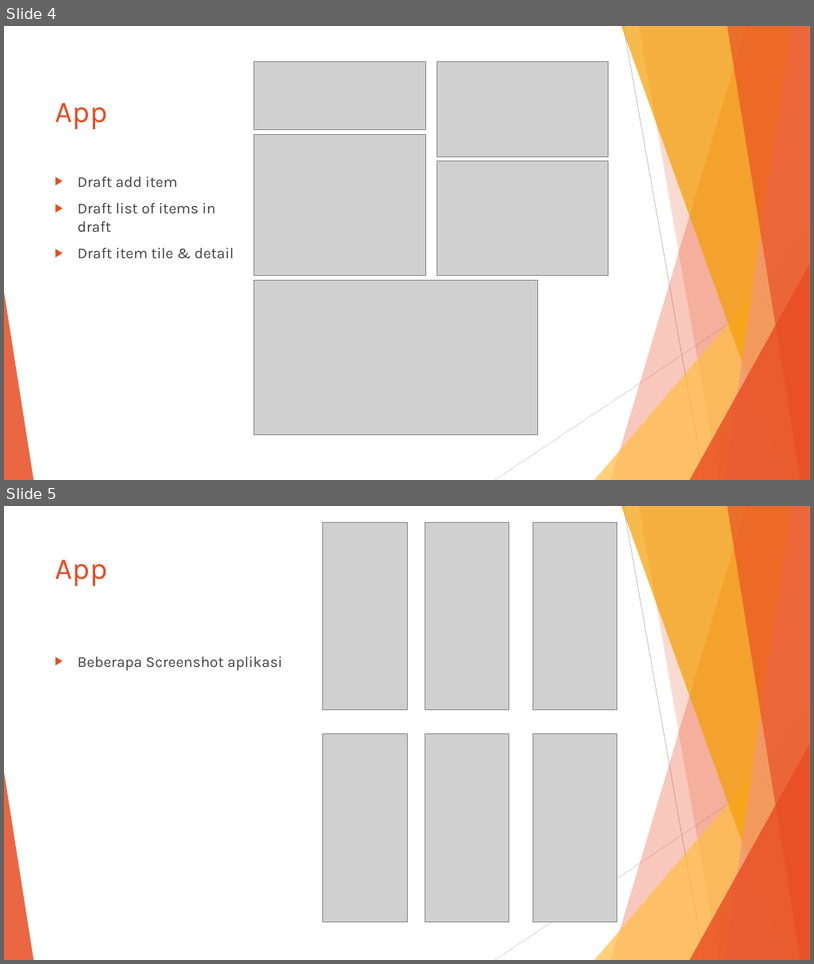
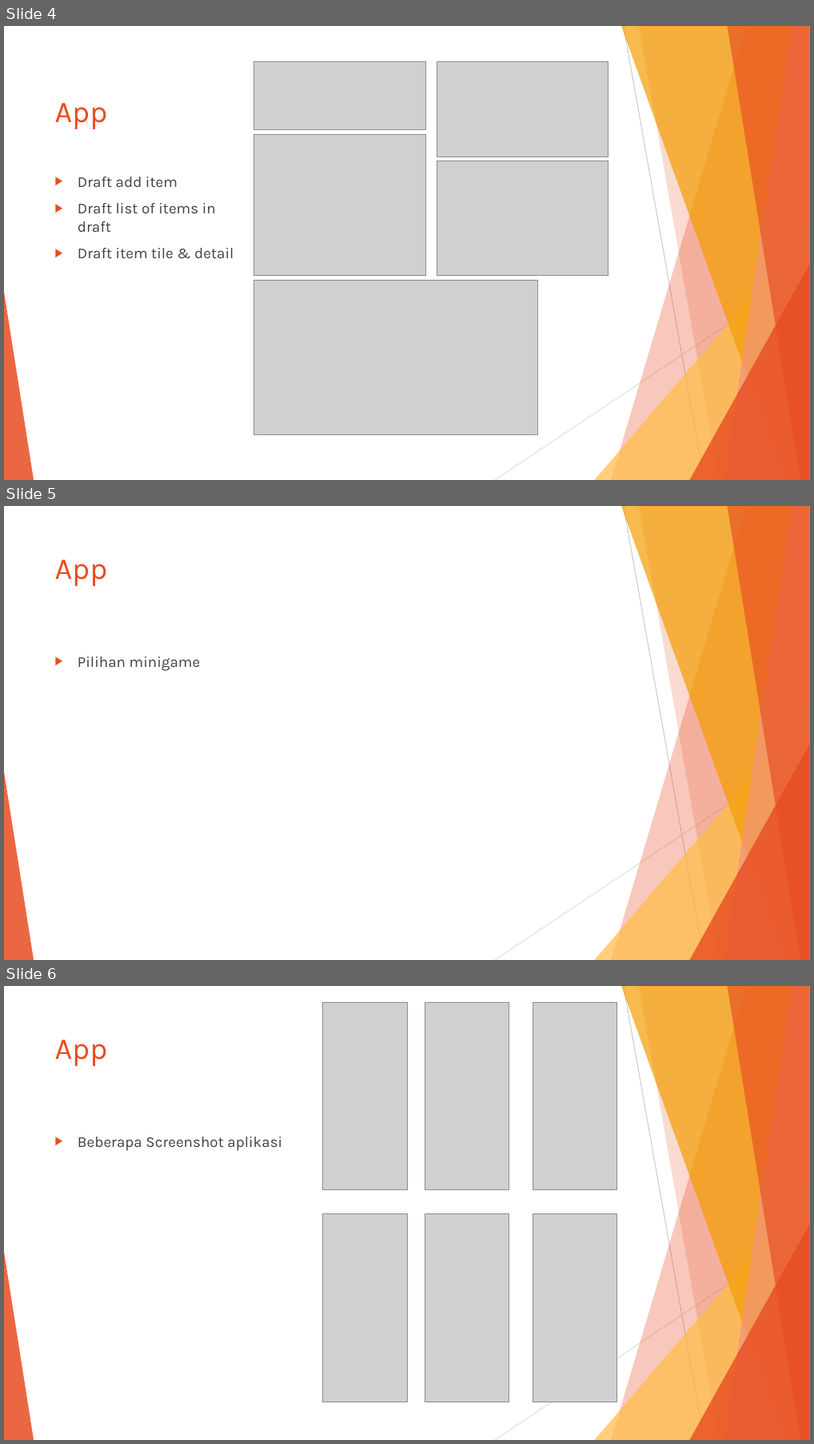
Before and after one commit to JOELwindows7/Publishable-Starring_Codes, a slide deck: EntreTrack/PrePersonal/Weekly Presentaion Progress/Weekly_Progress_5Jan2021.pptx. Shown one above the other, each under a label of ours: slides 4 and 5 before the commit, slides 4, 5 and 6 after it. The pictures are 814x964 and 814x1444 pixels, drawn with LibreOffice and Linux fonts; fonts in the diff are those of the drawing; grey boxes stand for pictures. Boxes give left, top, right and bottom in pixels: in the first picture for what was removed or moved away, otherwise in the second. Text is boxed around its words. In the diff, an @@ line names an element or a change of style, - is before the commit and + after.

```diff
--- a/EntreTrack/PrePersonal/Weekly Presentaion Progress/Weekly_Progress_5Jan2021.pptx
+++ b/EntreTrack/PrePersonal/Weekly Presentaion Progress/Weekly_Progress_5Jan2021.pptx
@@ slide 5 added at (x1=4, y1=506, x2=810, y2=960), background #FFFFFF; not listed: 10 template elements that a slide beside it also shows @@
@@ title added at (x1=55, y1=560, x2=108, y2=586), 36 pt, text #E84C22 @@
+App
@@ text added at (x1=78, y1=656, x2=201, y2=671), 18 pt, text #404040 @@
+▶ Pilihan minigame
@@ what was slide 5 is now slide 6 @@
```
Also in this commit, not shown: 3 other files.
